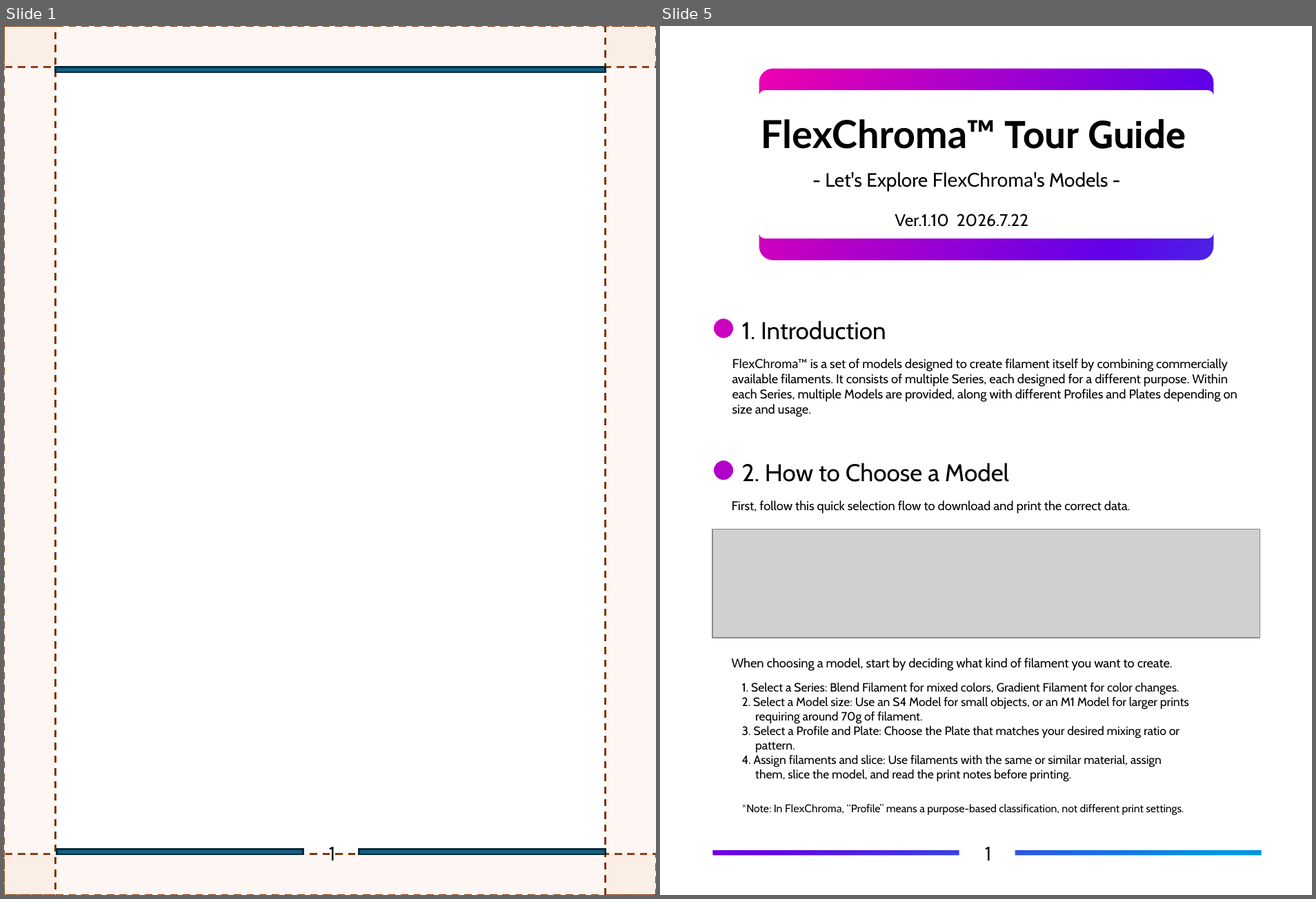
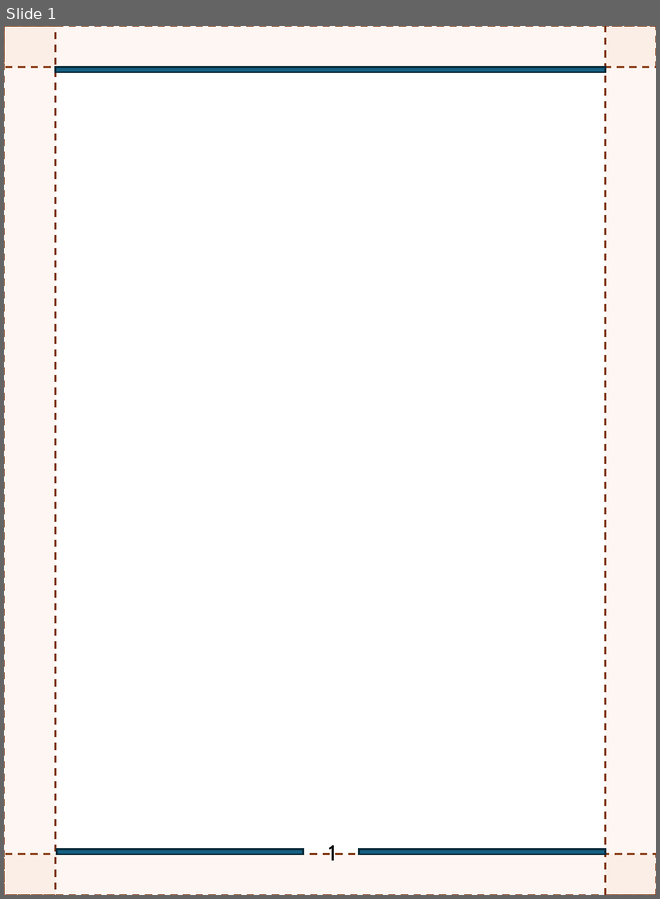
Before and after one commit to FlexChromaHQ/FlexChroma, a slide deck: Documents/Original/FlexChroam_Brim_Information_Guide-EN.pptx. Shown side by side, each under a label of ours: slides 1 and 5 before the commit, slide 1 after it; the slides between them are not shown. The pictures are 1316x899 and 660x899 pixels, drawn with LibreOffice and Linux fonts; fonts in the diff are those of the drawing; grey boxes stand for pictures. Boxes give left, top, right and bottom in pixels: in the first picture for what was removed or moved away, otherwise in the second. Text is boxed around its words. In the diff, an @@ line names an element or a change of style, - is before the commit and + after.

```diff
--- a/Documents/Original/FlexChroam_Brim_Information_Guide-EN.pptx
+++ b/Documents/Original/FlexChroam_Brim_Information_Guide-EN.pptx
@@ slide 5 removed at [660,26,1312,895], background #FFFFFF @@
@@ freeform shape removed at [660,27,1312,895] @@
@@ rectangle removed at [663,30,1309,891] @@
@@ text removed at [761,119,1186,149] @@
-FlexChroma™ Tour Guide
@@ text removed at [825,172,1108,191] @@
-- Let's Explore FlexChroma's Models -
@@ text removed at [895,214,1028,227] @@
-Ver.1.10 2026.7.22
@@ text removed at [742,321,886,340] @@
-1. Introduction
@@ text removed at [732,359,1238,417] @@
-FlexChroma™ is a set of models designed to create filament itself by combining commercially available filaments. It consists of multiple Series, each designed for a different purpose. Within each Series, multiple Models are provided, along with different Profiles and Plates depending on size and usage.
@@ text removed at [742,463,1009,482] @@
-2. How to Choose a Model
@@ text removed at [732,501,1130,513] @@
-First, follow this quick selection flow to download and print the correct data.
@@ picture removed at [712,530,1260,638] @@
@@ text removed at [732,658,1173,671] @@
-When choosing a model, start by deciding what kind of filament you want to create.
@@ text removed at [742,683,1189,782] @@
-1. Select a Series: Blend Filament for mixed colors, Gradient Filament for color changes.
-2. Select a Model size: Use an S4 Model for small objects, or an M1 Model for larger prints
-requiring around 70g of filament.
-3. Select a Profile and Plate: Choose the Plate that matches your desired mixing ratio or
-pattern.
-4. Assign filaments and slice: Use filaments with the same or similar material, assign
-them, slice the model, and read the print notes before printing.
@@ text removed at [742,804,1184,815] @@
-*Note: In FlexChroma, “Profile” means a purpose-based classification, not different print settings.
@@ text removed at [984,847,991,861] @@
-1
@@ slide 1 changed as well @@
@@ text "1" at [328,846,336,861]: font Karla to Cabin @@
```
Also in this commit, not shown: 4 other slides changed, 6 slides added, 1 other slide removed, 2 other files.
